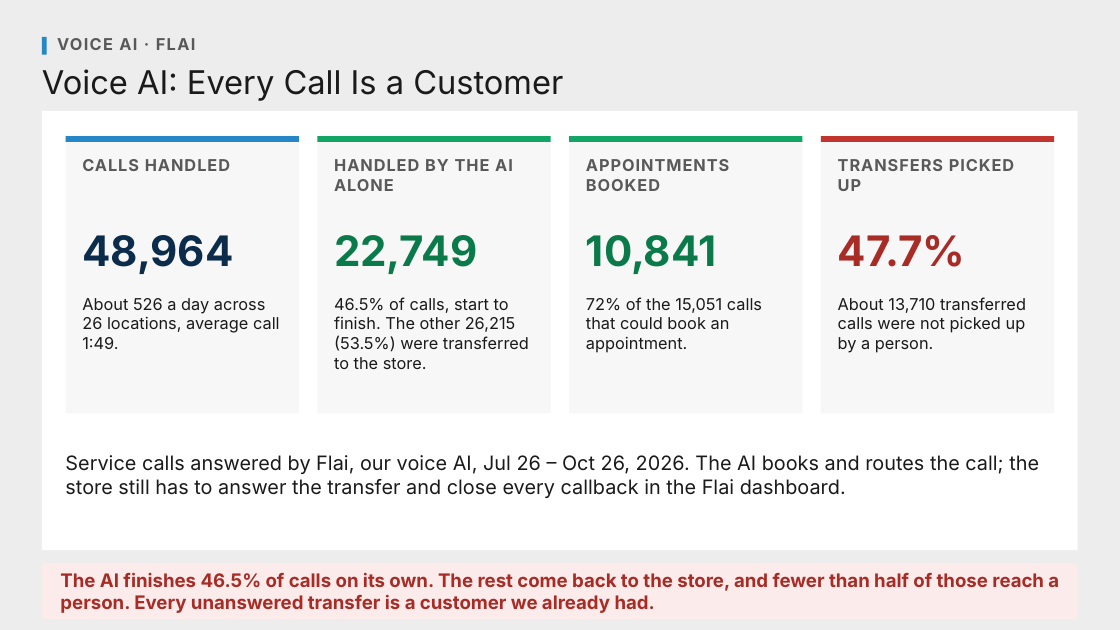
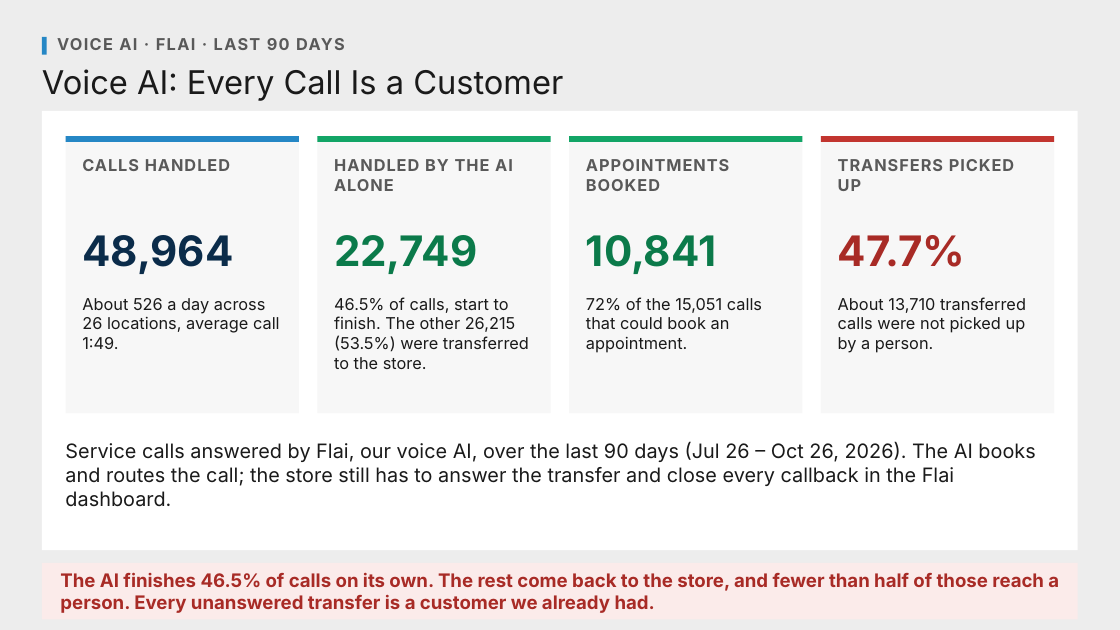
Before and after one commit to Ndresner/Noah, a slide deck: slide 1 of day2-deck/decks/Phone Handling - Preview.pptx. Drawn at 1120x630 pixels with LibreOffice and Linux fonts; fonts in the diff are those of the drawing. Boxes give left, top, right and bottom in pixels: in the first picture for what was removed or moved away, otherwise in the second. Text is boxed around its words. In the diff, an @@ line names an element or a change of style, - is before the commit and + after.

```diff
--- a/day2-deck/decks/Phone Handling - Preview.pptx
+++ b/day2-deck/decks/Phone Handling - Preview.pptx
@@ text at (x1=57, y1=38, x2=345, y2=50): text changed @@
-VOICE AI · FLAI
+VOICE AI · FLAI · LAST 90 DAYS
@@ text at (x1=65, y1=441, x2=1035, y2=507): text changed @@
-Service calls answered by Flai, our voice AI, Jul 26 – Oct 26, 2026. The AI books and routes the call; the store still has to answer the transfer and close every callback in the Flai dashboard.
+Service calls answered by Flai, our voice AI, over the last 90 days (Jul 26 – Oct 26, 2026). The AI books and routes the call; the store still has to answer the transfer and close every callback in the Flai dashboard.
```
Also in this commit, not shown: 1 other slide changed, 1 other file.
